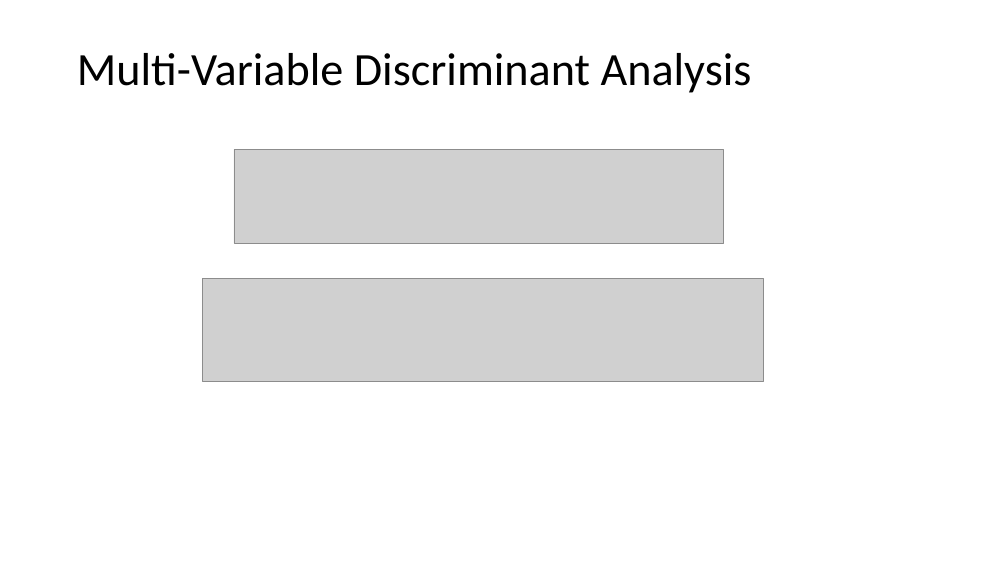
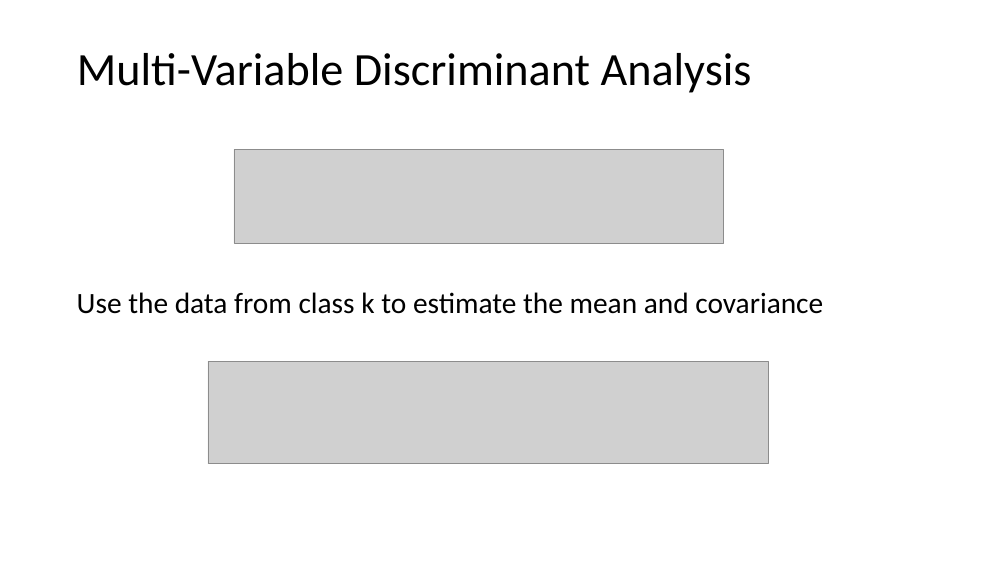
Before and after one commit to tianzheng4/tianzheng4.github.io, a slide deck: slide 13 of _umkc-teaching/slides/Lecture 5.pptx. Drawn at 1008x567 pixels with LibreOffice and Linux fonts; fonts in the diff are those of the drawing; grey boxes stand for pictures. Boxes give left, top, right and bottom in pixels: in the first picture for what was removed or moved away, otherwise in the second. Text is boxed around its words. In the diff, an @@ line names an element or a change of style, - is before the commit and + after.

```diff
--- a/_umkc-teaching/slides/Lecture 5.pptx
+++ b/_umkc-teaching/slides/Lecture 5.pptx
@@ text added at (77, 292, 823, 314), 28 pt, text #000000 @@
+Use the data from class k to estimate the mean and covariance
@@ picture: place and size @@
-picture at (203, 279, 763, 382)
+picture at (208, 361, 768, 464)
```
Also in this commit, not shown: 2 other slides changed, 5 slides added.
